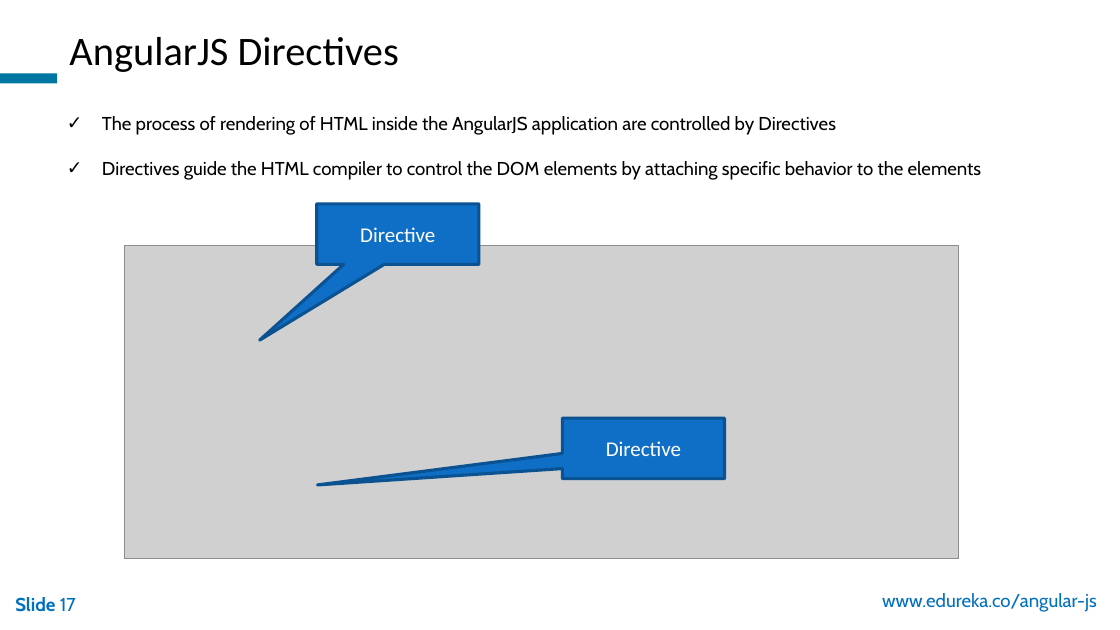
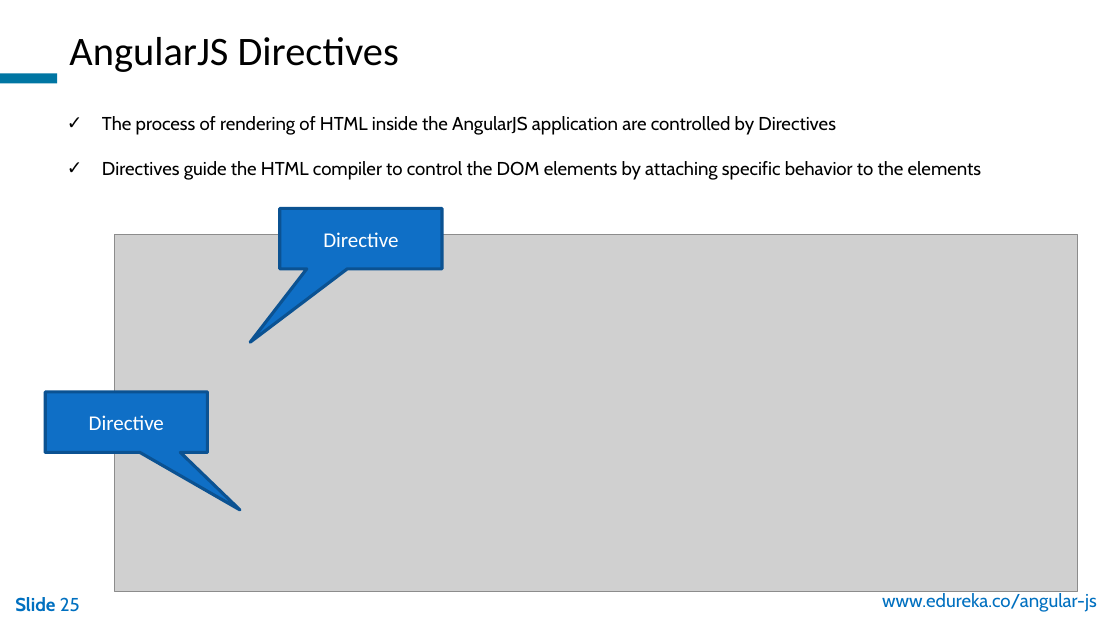
Before and after one commit to Donaldvan/devops-tools, a slide deck: slide 25 of TechBU/AngularJS/Getting Started With AngularJS/AngularJS_WP_21Oct.pptx (slide 17 before the commit). Drawn at 1120x630 pixels with LibreOffice and Linux fonts; fonts in the diff are those of the drawing; grey boxes stand for pictures; background and template pictures are left out. Boxes give left, top, right and bottom in pixels: in the first picture for what was removed or moved away, otherwise in the second. Text is boxed around its words. In the diff, an @@ line names an element or a change of style, - is before the commit and + after.

```diff
--- a/TechBU/AngularJS/Getting Started With AngularJS/AngularJS_WP_21Oct.pptx
+++ b/TechBU/AngularJS/Getting Started With AngularJS/AngularJS_WP_21Oct.pptx
@@ speech box "Directive": place and size @@
-speech box "Directive" at [317, 204, 479, 264]
+speech box "Directive" at [280, 208, 442, 269]
@@ speech box "Directive" at [280, 208, 442, 269]: proportions changed @@
@@ picture: place and size @@
-picture at [124, 246, 959, 559]
+picture at [115, 234, 1077, 591]
@@ speech box "Directive" at [45, 392, 207, 452]: proportions changed @@
@@ speech box "Directive": place and size @@
-speech box "Directive" at [562, 418, 725, 478]
+speech box "Directive" at [45, 392, 207, 452]
@@ page number at [15, 597, 80, 612]: text changed @@
-Slide 17
+Slide 25
```
Also in this commit, not shown: 9 other slides changed, 12 slides added, 4 slides removed.
